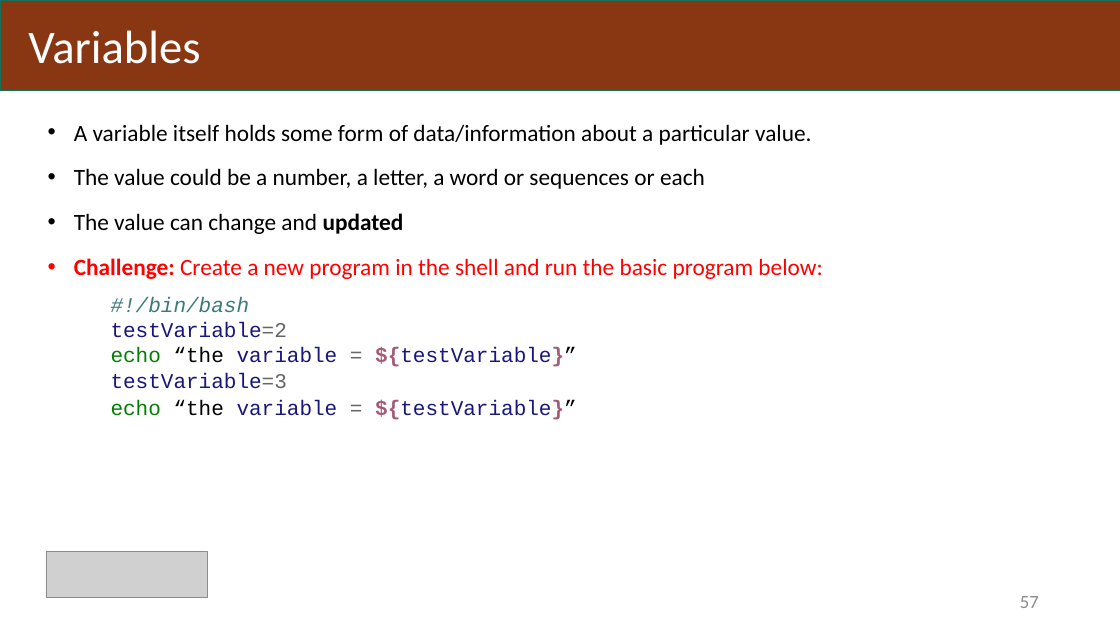
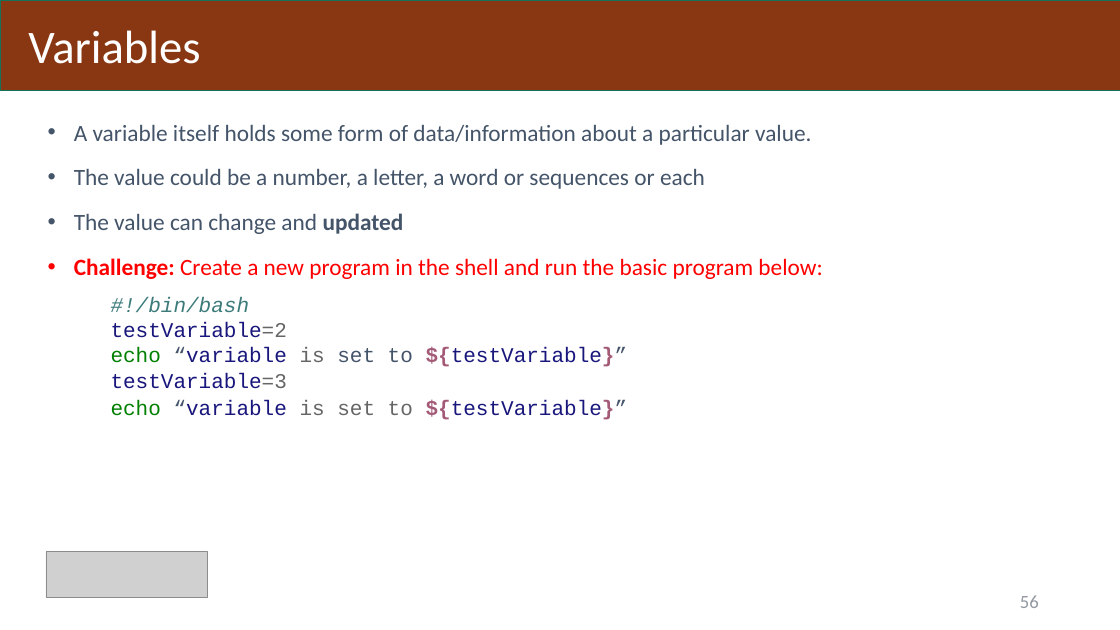
Before and after one commit to BangorUniversity/Research-Computing-Community, a slide deck: slide 56 of workshops/beginner_linux.pptx (slide 57 before the commit). Drawn at 1120x630 pixels with LibreOffice and Linux fonts; fonts in the diff are those of the drawing; grey boxes stand for pictures. Boxes give left, top, right and bottom in pixels: in the first picture for what was removed or moved away, otherwise in the second. Text is boxed around its words. In the diff, an @@ line names an element or a change of style, - is before the commit and + after.

```diff
--- a/workshops/beginner_linux.pptx
+++ b/workshops/beginner_linux.pptx
@@ text at (x1=74, y1=125, x2=811, y2=234): text colour #000000 to #445469 in "A variable itself holds some form of ...", "The value could be a number, a ...", "The value can change and updated" @@
@@ text at (x1=111, y1=347, x2=628, y2=367): text changed @@
-        echo “the variable = ${testVariable}”
+        echo “variable is set to ${testVariable}”
@@ text at (x1=111, y1=400, x2=628, y2=420): text changed @@
-        echo “the variable = ${testVariable}”
+        echo “variable is set to ${testVariable}”
@@ page number at (x1=1020, y1=595, x2=1039, y2=608): text changed; text colour #8C8C8C to #9499A1 @@
-57
+56
```
Also in this commit, not shown: 83 other slides changed, 1 slide removed.
